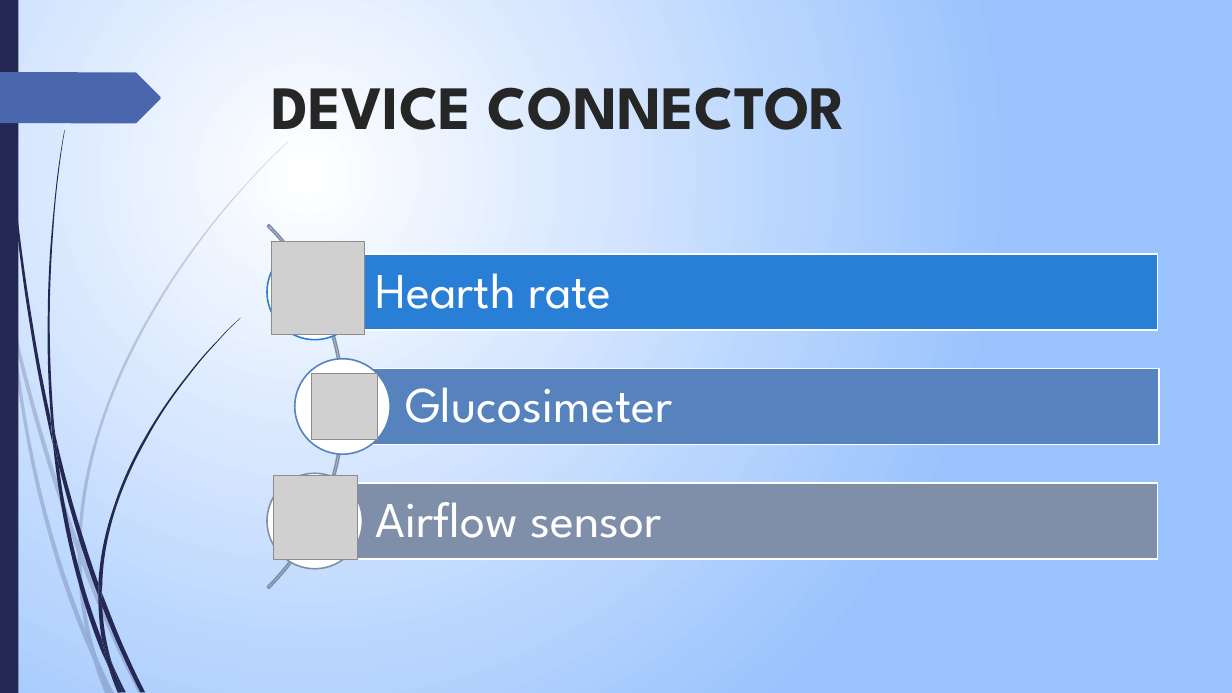
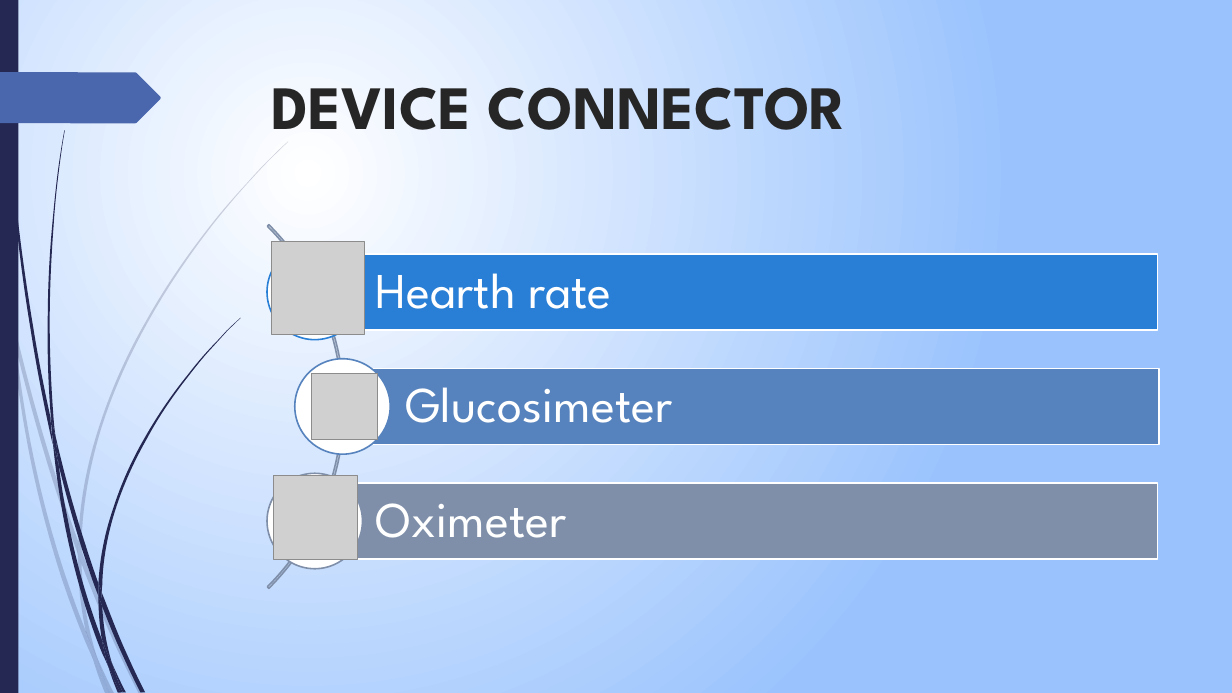
Before and after one commit to edo98811/IoT_project, a slide deck: slide 18 of Documenti/progetto_finale_last.pptx. Drawn at 1232x693 pixels with LibreOffice and Linux fonts; fonts in the diff are those of the drawing; grey boxes stand for pictures. Boxes give left, top, right and bottom in pixels: in the first picture for what was removed or moved away, otherwise in the second. Text is boxed around its words. In the diff, an @@ line names an element or a change of style, - is before the commit and + after.

```diff
--- a/Documenti/progetto_finale_last.pptx
+++ b/Documenti/progetto_finale_last.pptx
@@ text at [375,503,566,538]: text changed @@
-Airflow sensor
+Oximeter
```
Also in this commit, not shown: 2 other slides changed, 1 slide added.
